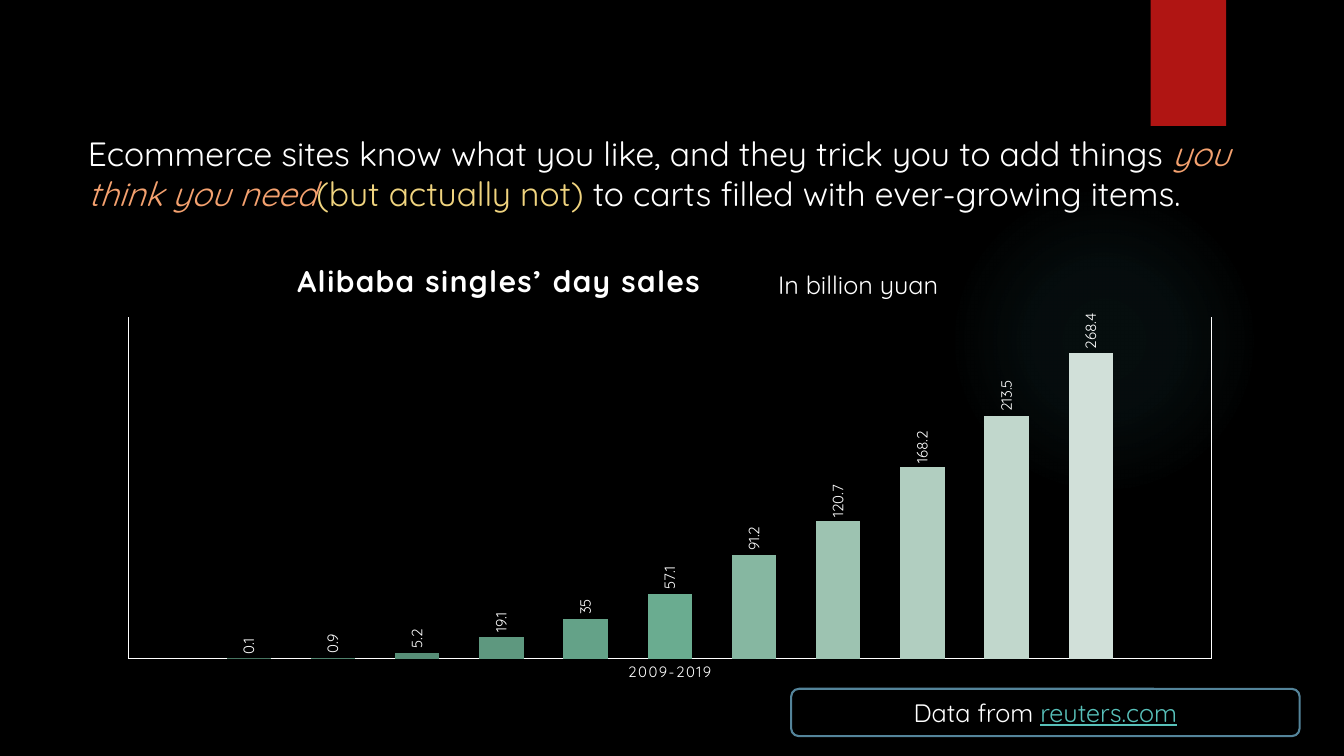
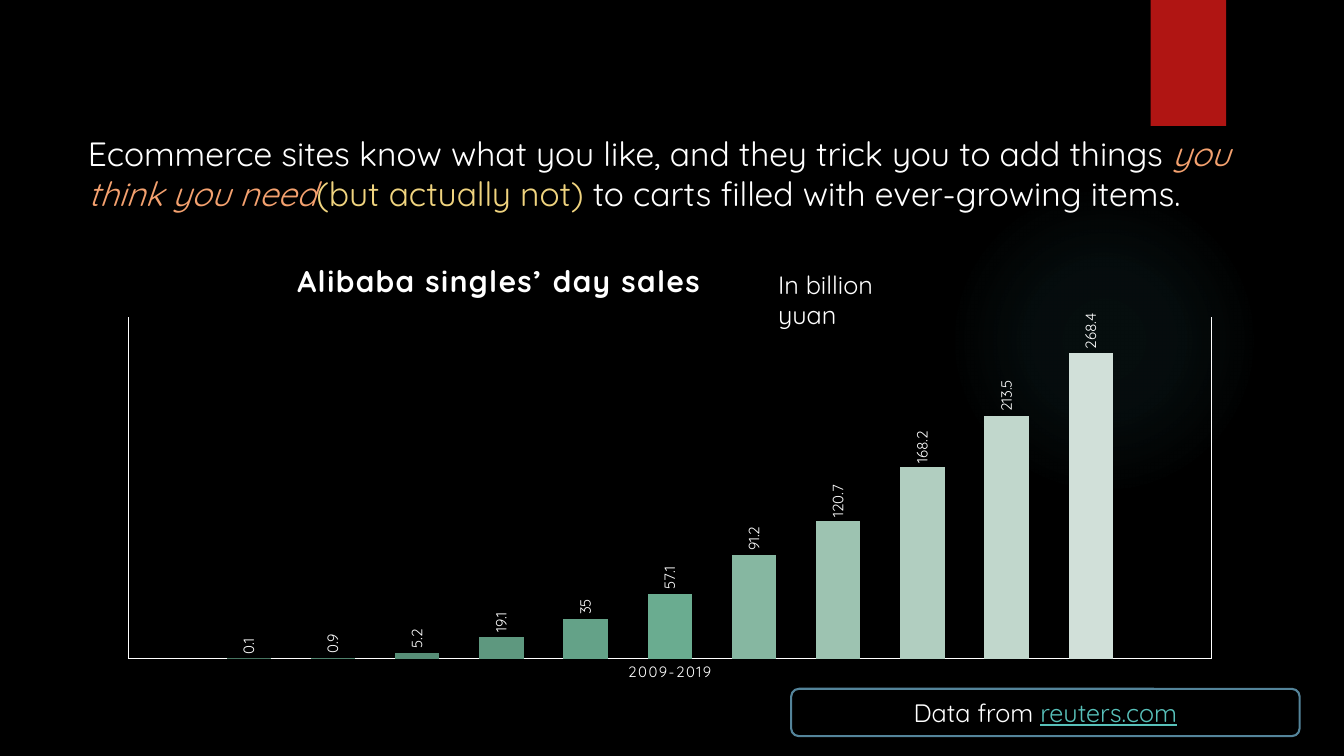
Before and after one commit to Puled/JustRandomFun, a slide deck: slide 12 of Privacy.pptx. Drawn at 1344x756 pixels with LibreOffice and Linux fonts; fonts in the diff are those of the drawing; background and template pictures are left out. Boxes give left, top, right and bottom in pixels: in the first picture for what was removed or moved away, otherwise in the second. Text is boxed around its words. In the diff, an @@ line names an element or a change of style, - is before the commit and + after.

```diff
--- a/Privacy.pptx
+++ b/Privacy.pptx
@@ text "In billion yuan" rewrapped from [778, 275, 938, 299] to [778, 275, 873, 329] @@
```
Also in this commit, not shown: 10 other slides changed, 10 slides added.
